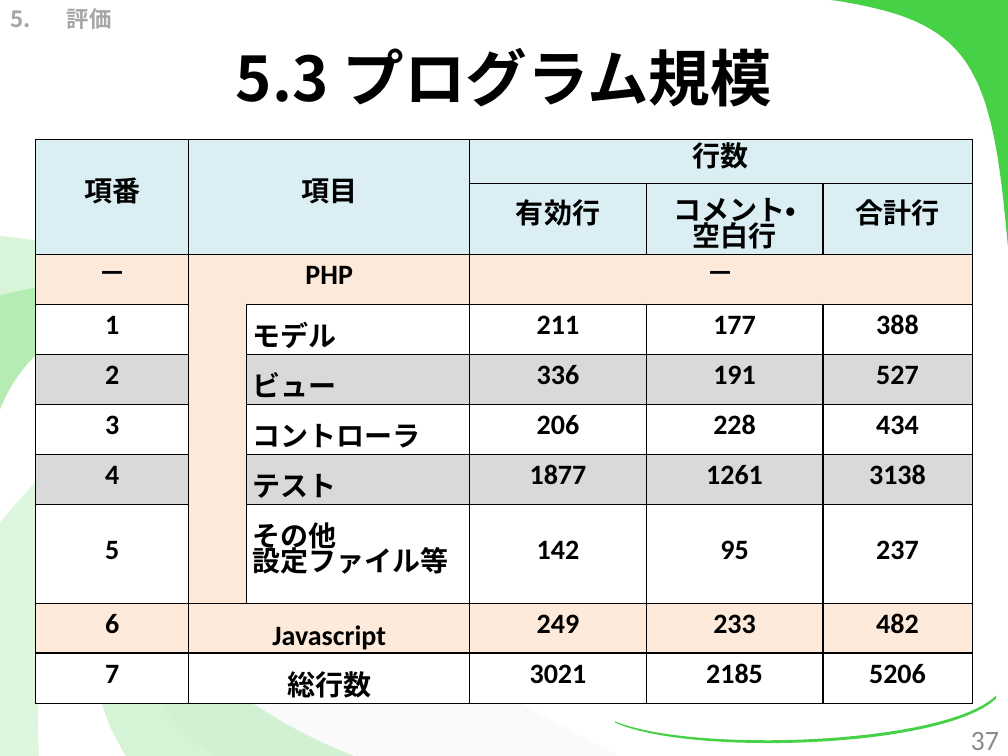
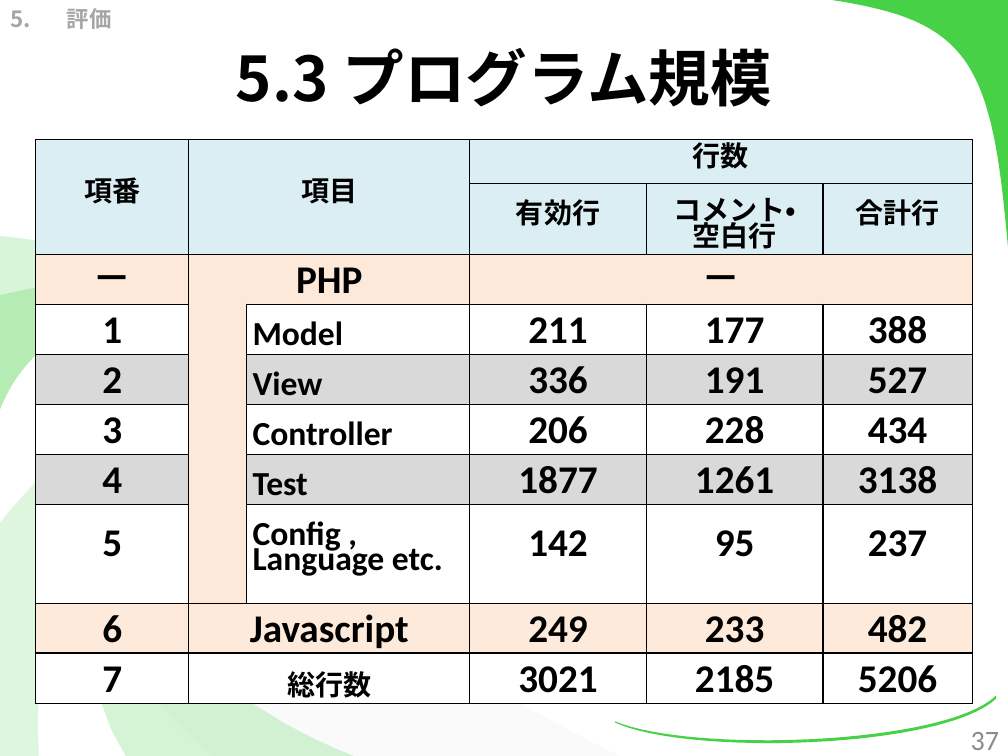
Before and after one commit to kotaro0717/Report-Management, a slide deck: slide 37 of 1.中間報告/3.発表資料/report_hokada.pptx. Drawn at 1008x756 pixels with LibreOffice and Linux fonts; fonts in the diff are those of the drawing. Boxes give left, top, right and bottom in pixels: in the first picture for what was removed or moved away, otherwise in the second. Text is boxed around its words. In the diff, an @@ line names an element or a change of style, - is before the commit and + after.

```diff
--- a/1.中間報告/3.発表資料/report_hokada.pptx
+++ b/1.中間報告/3.発表資料/report_hokada.pptx
@@ table at [35, 140, 972, 704] @@
-row 4, column 3: モデル
+row 4, column 3: Model
-row 5, column 3: ビュー
+row 5, column 3: View
-row 6, column 3: コントローラ
+row 6, column 3: Controller
-row 7, column 3: テスト
+row 7, column 3: Test
-row 8, column 3: その他 / 設定ファイル等
+row 8, column 3: Config , / Language etc.
@@ size 20 to 28 pt in "－", "PHP", "－", "1" and 28 more places @@
```
Also in this commit, not shown: 23 other slides changed, 3 slides added.
